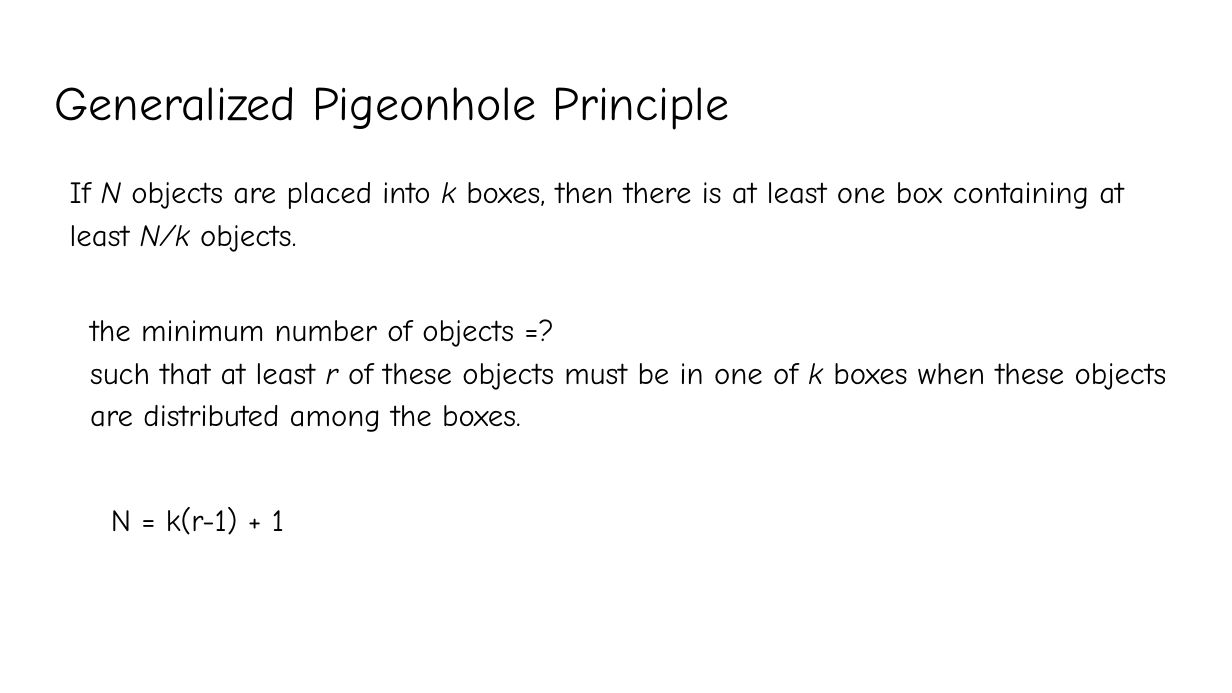
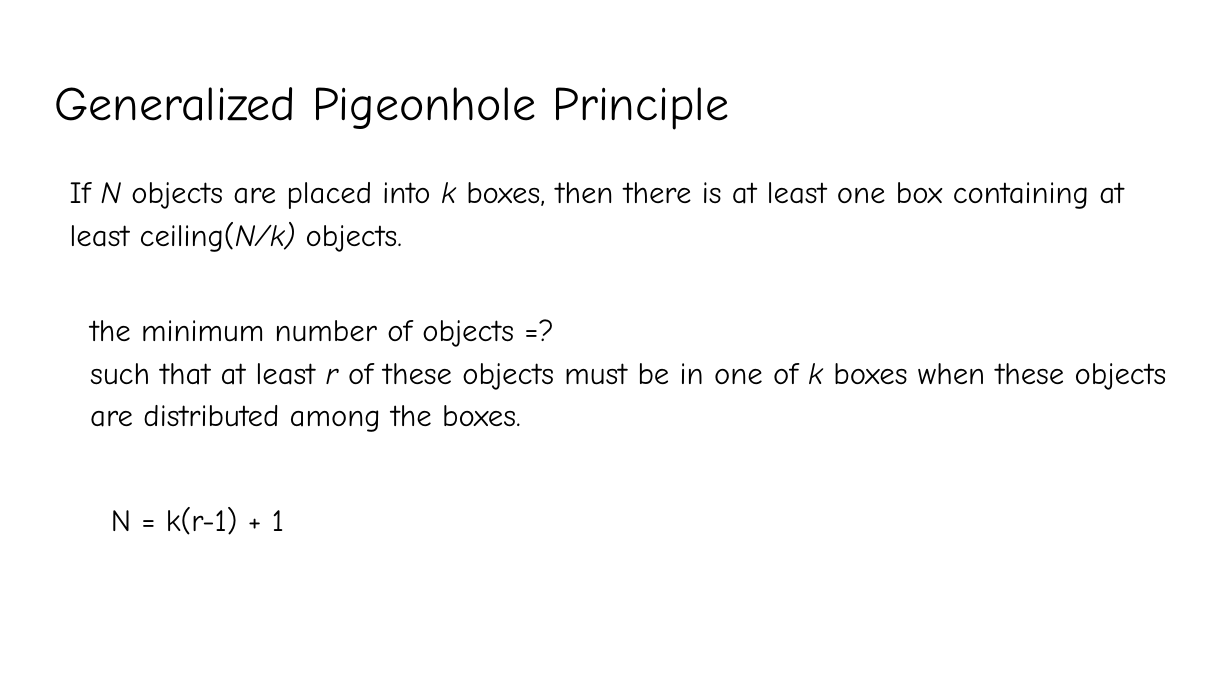
Before and after one commit to YeasirRayhanPrince/yeasirrayhanprince.github.io, a slide deck: slide 23 of cse106/slides/7.Counting.pptx. Drawn at 1232x693 pixels with LibreOffice and Linux fonts; fonts in the diff are those of the drawing. Boxes give left, top, right and bottom in pixels: in the first picture for what was removed or moved away, otherwise in the second. Text is boxed around its words. In the diff, an @@ line names an element or a change of style, - is before the commit and + after.

```diff
--- a/cse106/slides/7.Counting.pptx
+++ b/cse106/slides/7.Counting.pptx
@@ text at (70, 182, 1124, 252): text changed @@
-If N objects are placed into k boxes, then there is at least one box containing at least N/k objects.
+If N objects are placed into k boxes, then there is at least one box containing at least ceiling(N/k) objects.
```
Also in this commit, not shown: 1 other slide changed, 3 other files.
